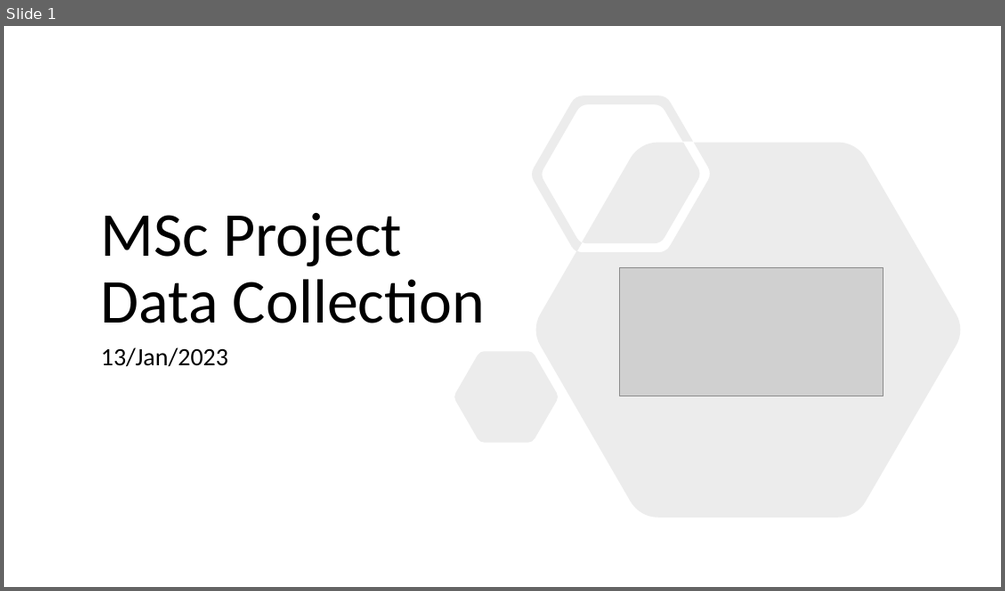
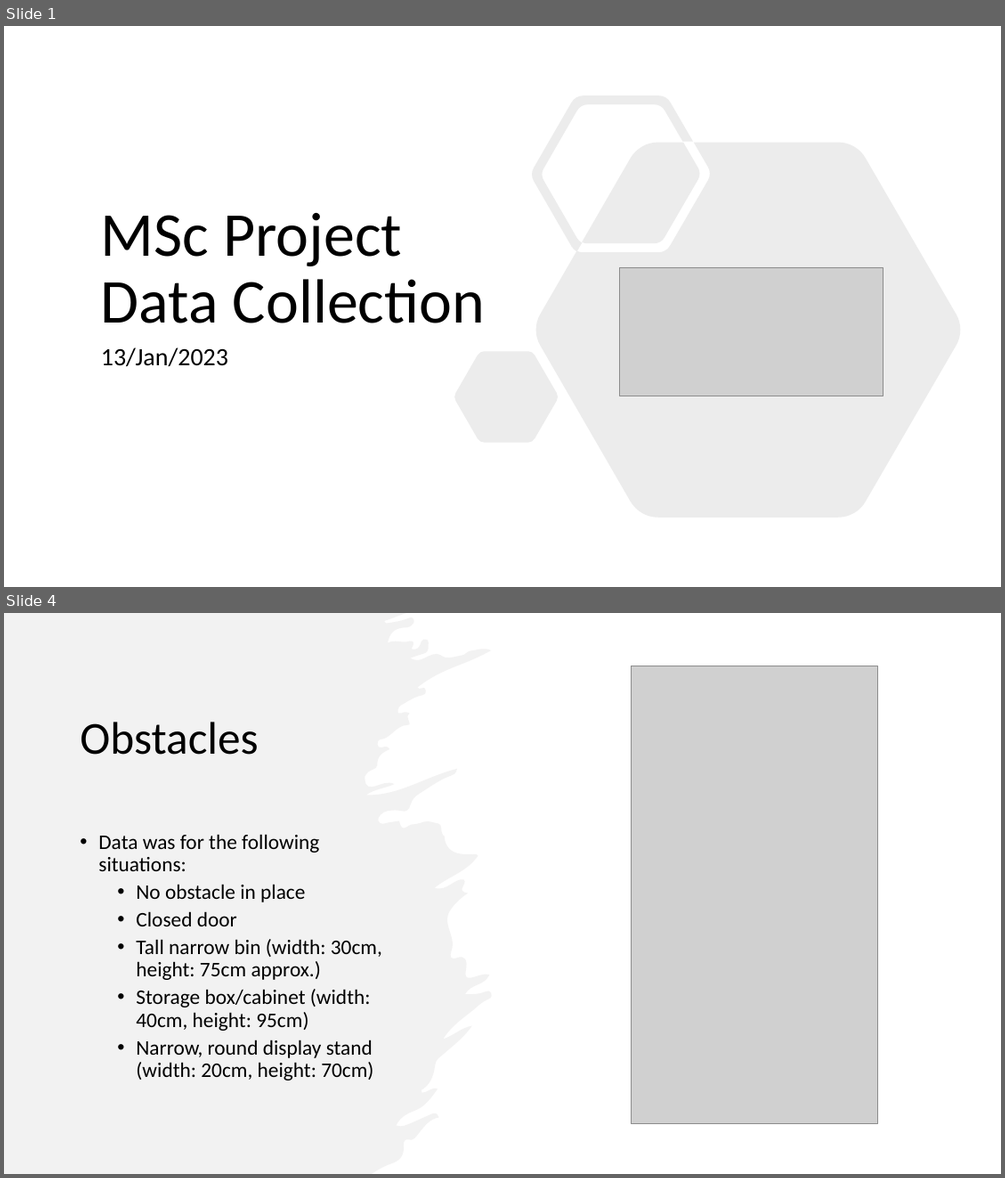
Before and after one commit to ofithcheallaigh/masters_project, a slide deck: Documentation/Presentations/Supervisor Meetings/update_130123.pptx. Shown one above the other, each under a label of ours: slide 1 before the commit, slides 1 and 4 after it; the slides between them are not shown. The pictures are 1005x591 and 1005x1178 pixels, drawn with LibreOffice and Linux fonts; fonts in the diff are those of the drawing; grey boxes stand for pictures. Boxes give left, top, right and bottom in pixels: in the first picture for what was removed or moved away, otherwise in the second. Text is boxed around its words. In the diff, an @@ line names an element or a change of style, - is before the commit and + after.

Commit message:
updating presentation with matlab plots of data

```diff
--- a/Documentation/Presentations/Supervisor Meetings/update_130123.pptx
+++ b/Documentation/Presentations/Supervisor Meetings/update_130123.pptx
@@ slide 4 added at [4,613,1001,1174], background #FFFFFF @@
@@ freeform shape added at [4,613,492,1174], fill #E7E6E6 at 50% opacity @@
@@ picture added at [631,666,877,1123] @@
@@ title added at [80,722,258,755], 44 pt, text #000000 @@
+Obstacles
@@ text added at [98,834,382,1080], 20 pt, text #000000 @@
+• Data was for the following situations:
+  • No obstacle in place
+  • Closed door
+  • Tall narrow bin (width: 30cm, height: 75cm approx.)
+  • Storage box/cabinet (width: 40cm, height: 95cm)
+  • Narrow, round display stand (width: 20cm, height: 70cm)
```
Also in this commit, not shown: 1 slide changed, 8 other slides added.
